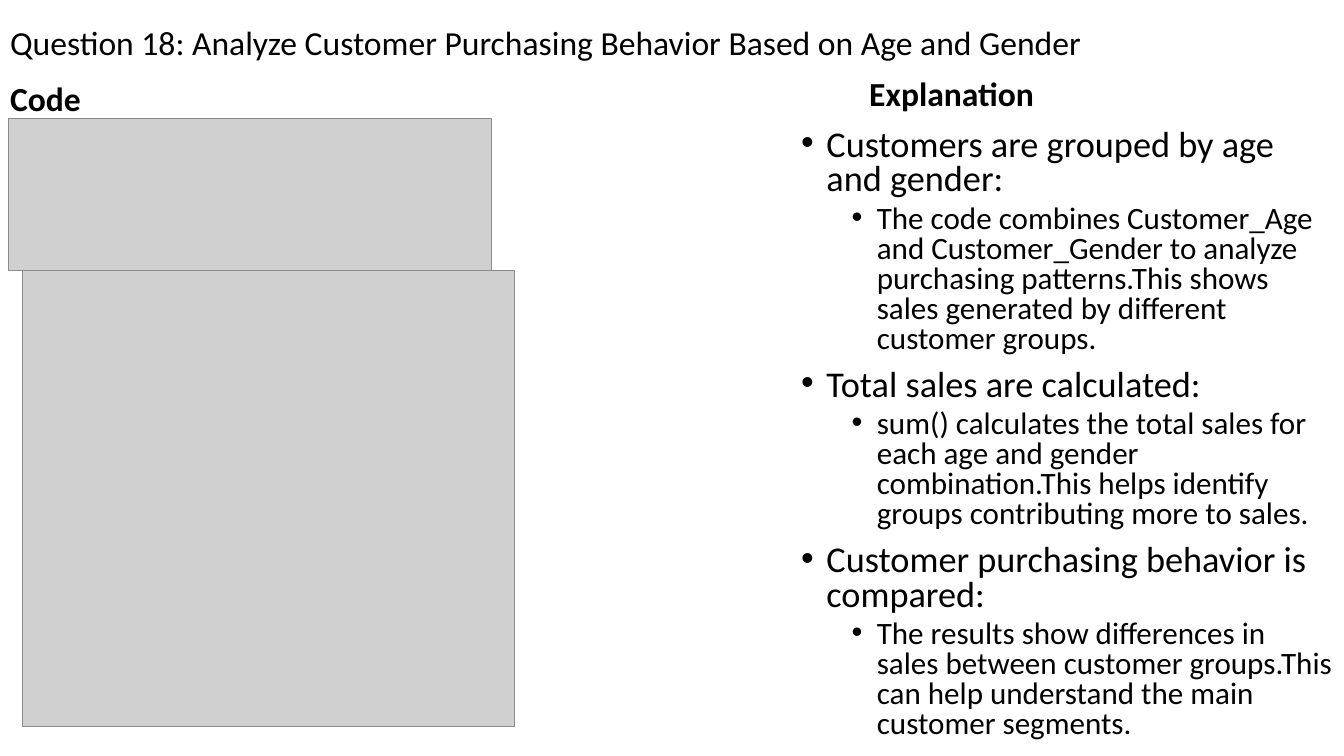
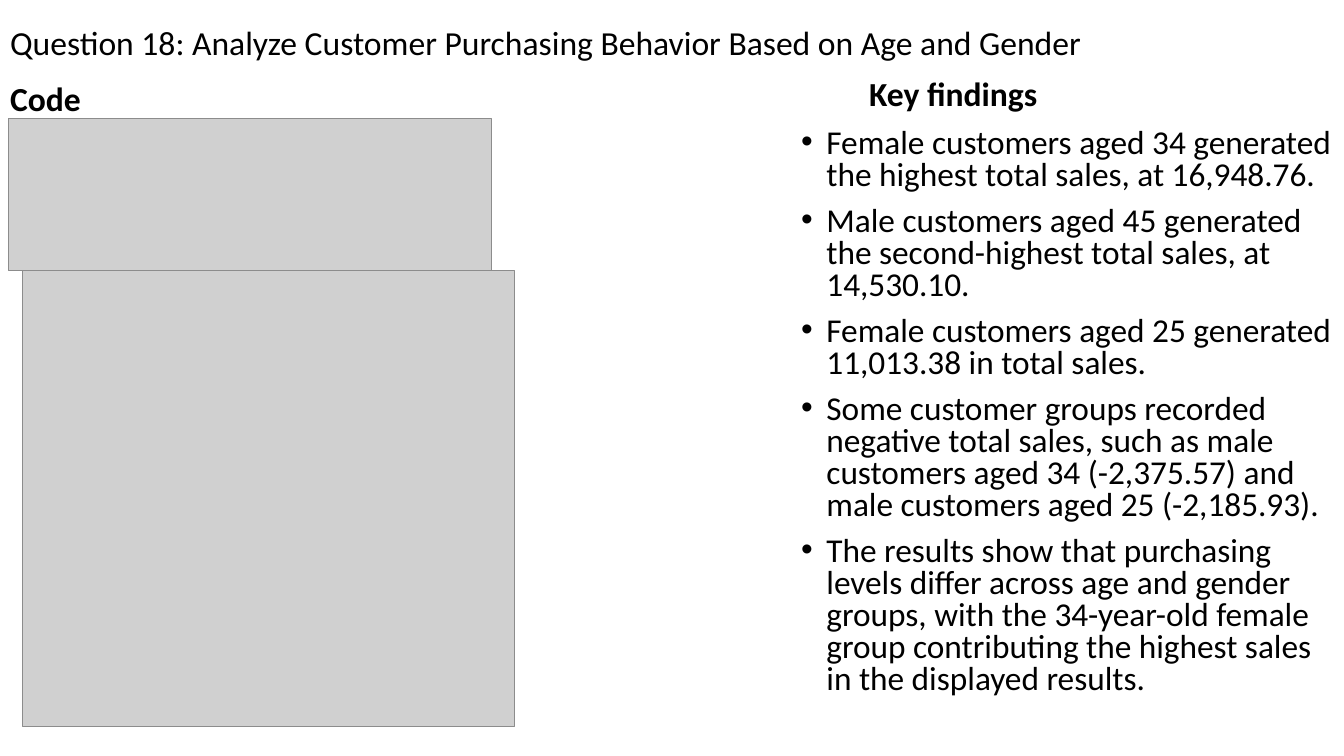
Before and after one commit to roykiptala/Datascience-workshop, a slide deck: slide 33 of Projects/RETAIL SALES AND CUSTOMER ANALYTICS.pptx (slide 32 before the commit). Drawn at 1344x756 pixels with LibreOffice and Linux fonts; fonts in the diff are those of the drawing; grey boxes stand for pictures. Boxes give left, top, right and bottom in pixels: in the first picture for what was removed or moved away, otherwise in the second. Text is boxed around its words. In the diff, an @@ line names an element or a change of style, - is before the commit and + after.

```diff
--- a/Projects/RETAIL SALES AND CUSTOMER ANALYTICS.pptx
+++ b/Projects/RETAIL SALES AND CUSTOMER ANALYTICS.pptx
@@ text at (869, 82, 1037, 112): text changed @@
-Explanation
+Key findings
@@ text at (826, 131, 1330, 696): text changed; size 22.2 to 23.8 pt @@
-• Customers are grouped by age and gender:
-  • The code combines Customer_Age and Customer_Gender to analyze purchasing patterns.This shows sales generated by different customer groups.
-• Total sales are calculated:
-  • sum() calculates the total sales for each age and gender combination.This helps identify groups contributing more to sales.
-• Customer purchasing behavior is compared:
-  • The results show differences in sales between customer groups.This can help understand the main customer segments.
+• Female customers aged 34 generated the highest total sales, at 16,948.76.
+• Male customers aged 45 generated the second-highest total sales, at 14,530.10.
+• Female customers aged 25 generated 11,013.38 in total sales.
+• Some customer groups recorded negative total sales, such as male customers aged 34 (-2,375.57) and male customers aged 25 (-2,185.93).
+• The results show that purchasing levels differ across age and gender groups, with the 34-year-old female group contributing the highest sales in the displayed results.
```
Also in this commit, not shown: 34 other slides changed, 1 slide added, 8 other files.
